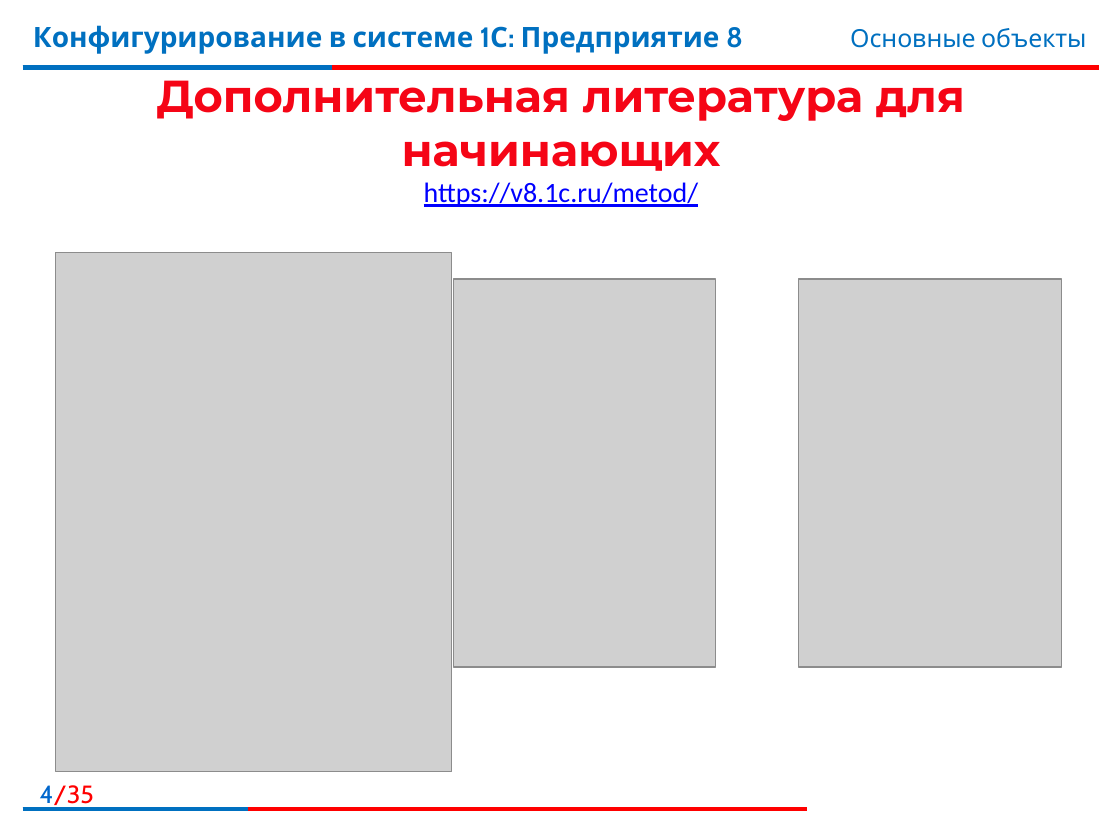
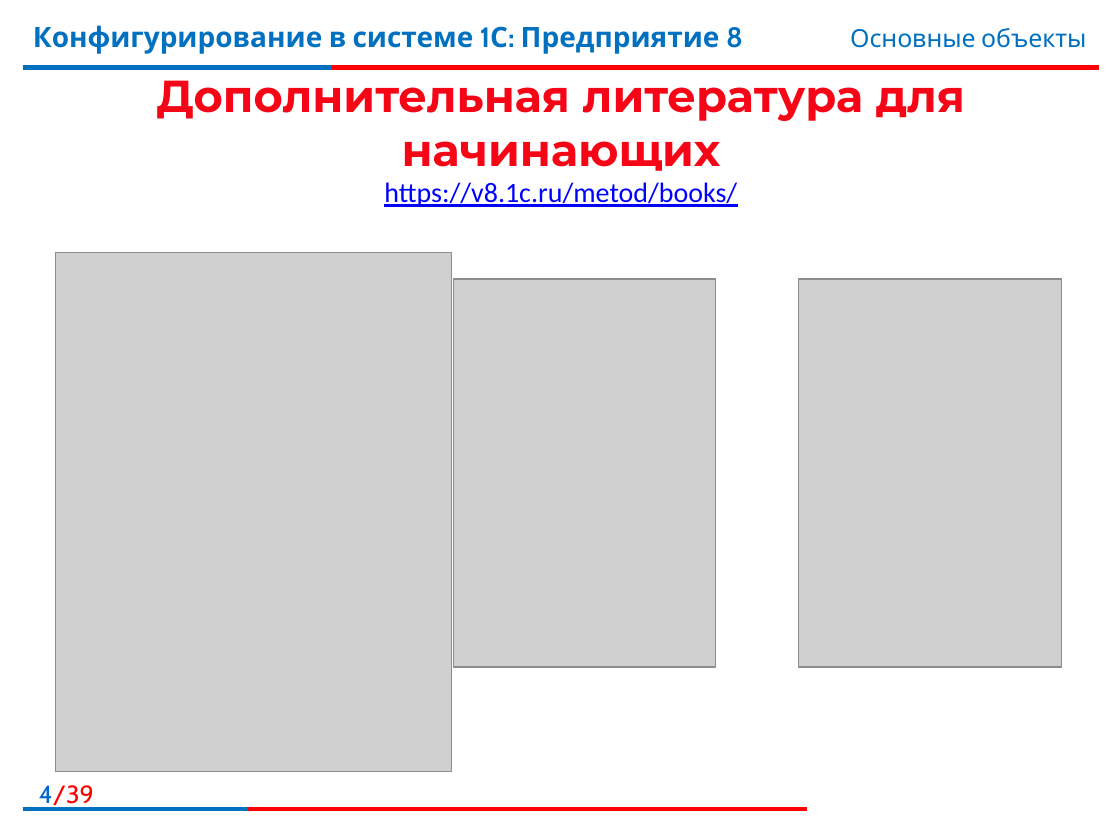
Before and after one commit to bestteacher-1c/documents_compl_kurs, a slide deck: slide 4 of Занятие_01/Иллюстрации1.pptx. Drawn at 1120x840 pixels with LibreOffice and Linux fonts; fonts in the diff are those of the drawing; grey boxes stand for pictures; background and template pictures are left out. Boxes give left, top, right and bottom in pixels: in the first picture for what was removed or moved away, otherwise in the second. Text is boxed around its words. In the diff, an @@ line names an element or a change of style, - is before the commit and + after.

```diff
--- a/Занятие_01/Иллюстрации1.pptx
+++ b/Занятие_01/Иллюстрации1.pptx
@@ text at [384,182,737,207]: text changed @@
-https://v8.1c.ru/metod/
+https://v8.1c.ru/metod/books/
@@ page number at [39,785,94,808]: text changed @@
-4/35
+4/39
```
Also in this commit, not shown: 5 other slides changed, 13 slides added, 9 slides removed, 13 other files.
